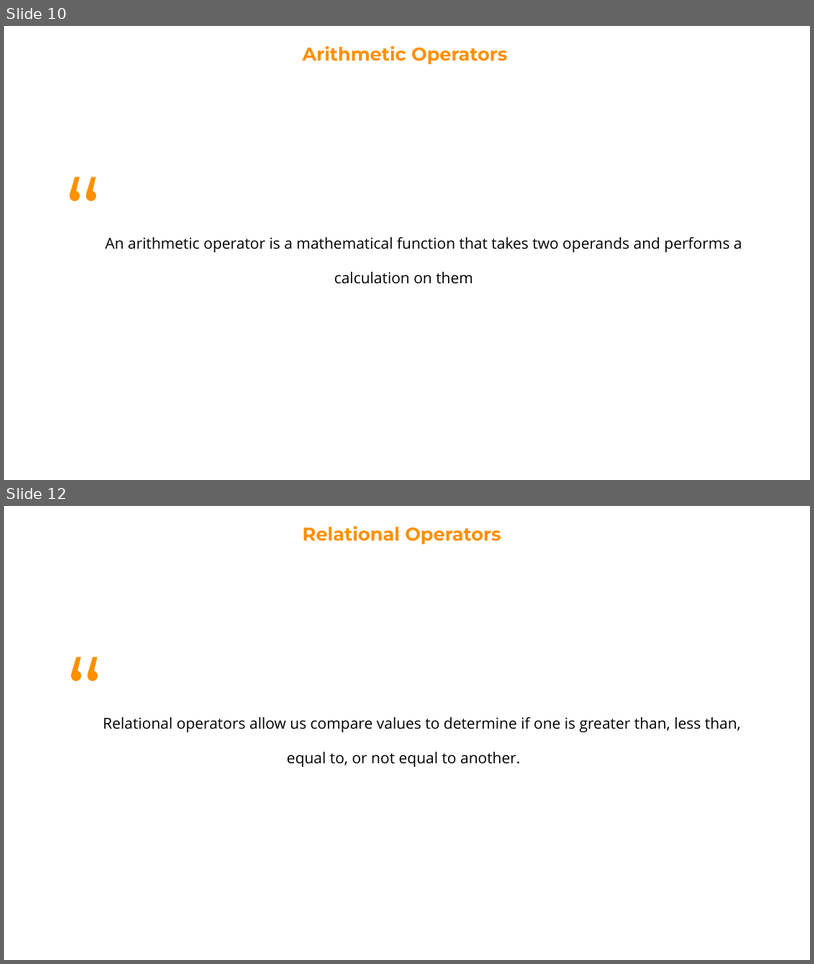
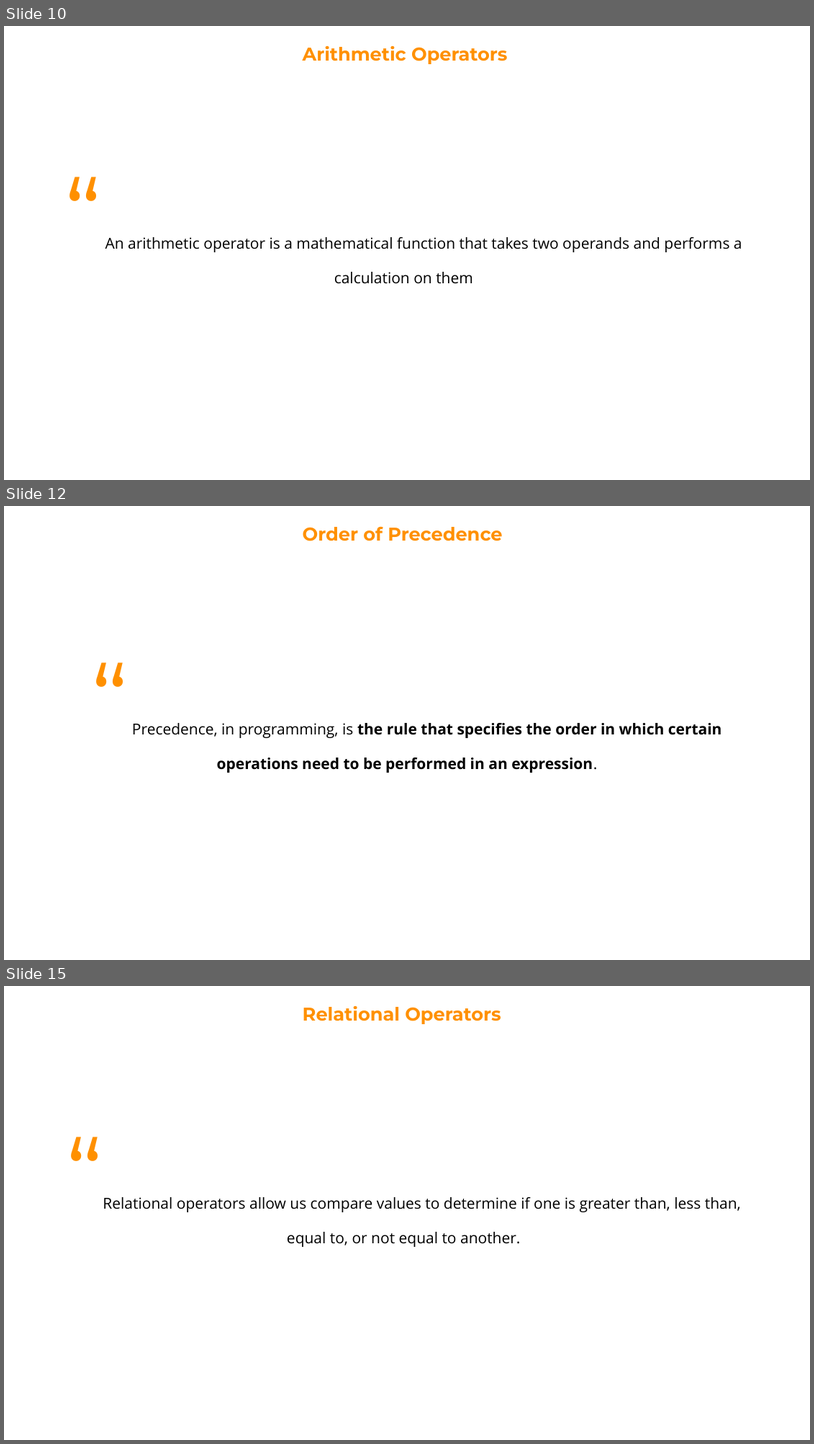
Before and after one commit to Robert-Doe/codeden, a slide deck: 3. Operators.pptx. Shown one above the other, each under a label of ours: slides 10 and 12 before the commit, slides 10, 12 and 15 after it; the slides between them are not shown. The pictures are 814x964 and 814x1444 pixels, drawn with LibreOffice and Linux fonts; fonts in the diff are those of the drawing. Boxes give left, top, right and bottom in pixels: in the first picture for what was removed or moved away, otherwise in the second. Text is boxed around its words. In the diff, an @@ line names an element or a change of style, - is before the commit and + after.

```diff
--- a/3. Operators.pptx
+++ b/3. Operators.pptx
@@ slide 12 added at box(4, 506, 810, 960), background #FFFFFF @@
@@ text added at box(303, 526, 502, 541), 22 pt, text #FF9000, bold @@
+Order of Precedence
@@ text added at box(132, 723, 723, 772), 18 pt, text #000000, bold @@
+“ Precedence, in programming, is the rule that specifies the order in which certain operations need to be performed in an expression.
@@ what was slide 12 is now slide 15 @@
```
Also in this commit, not shown: 1 slide changed, 6 other slides added, 2 slides removed, 1 other file.
